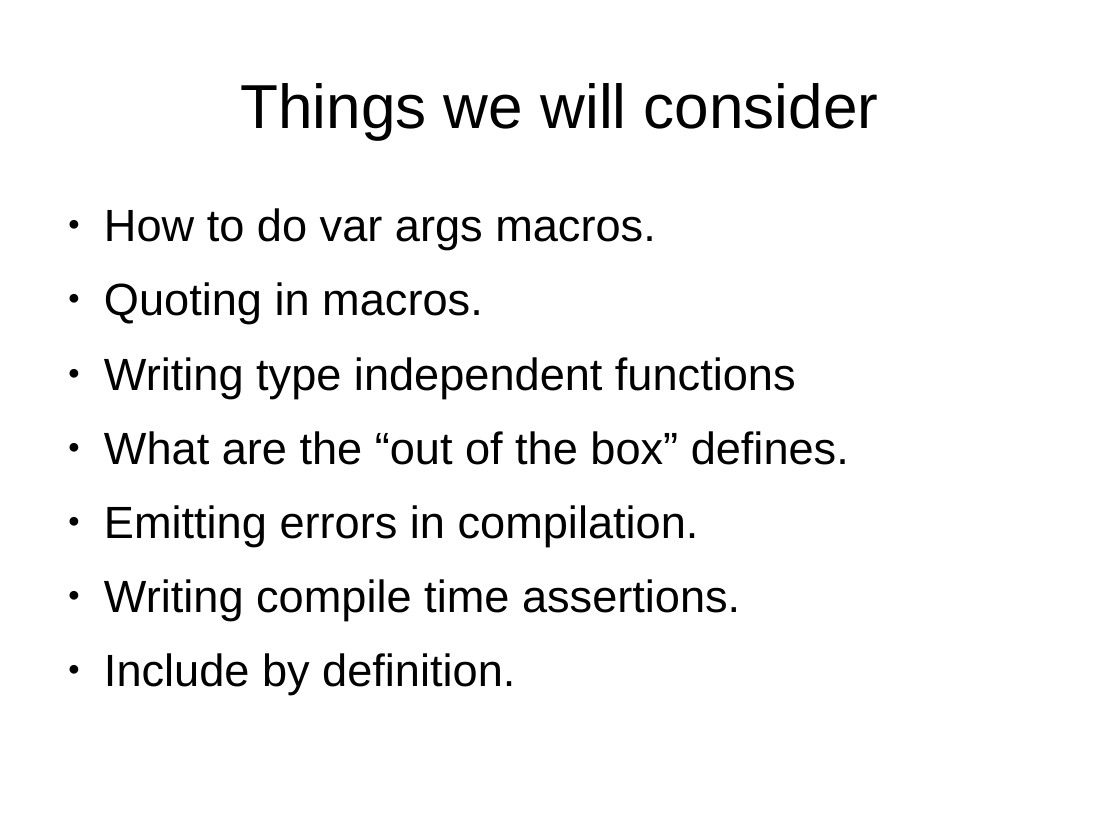
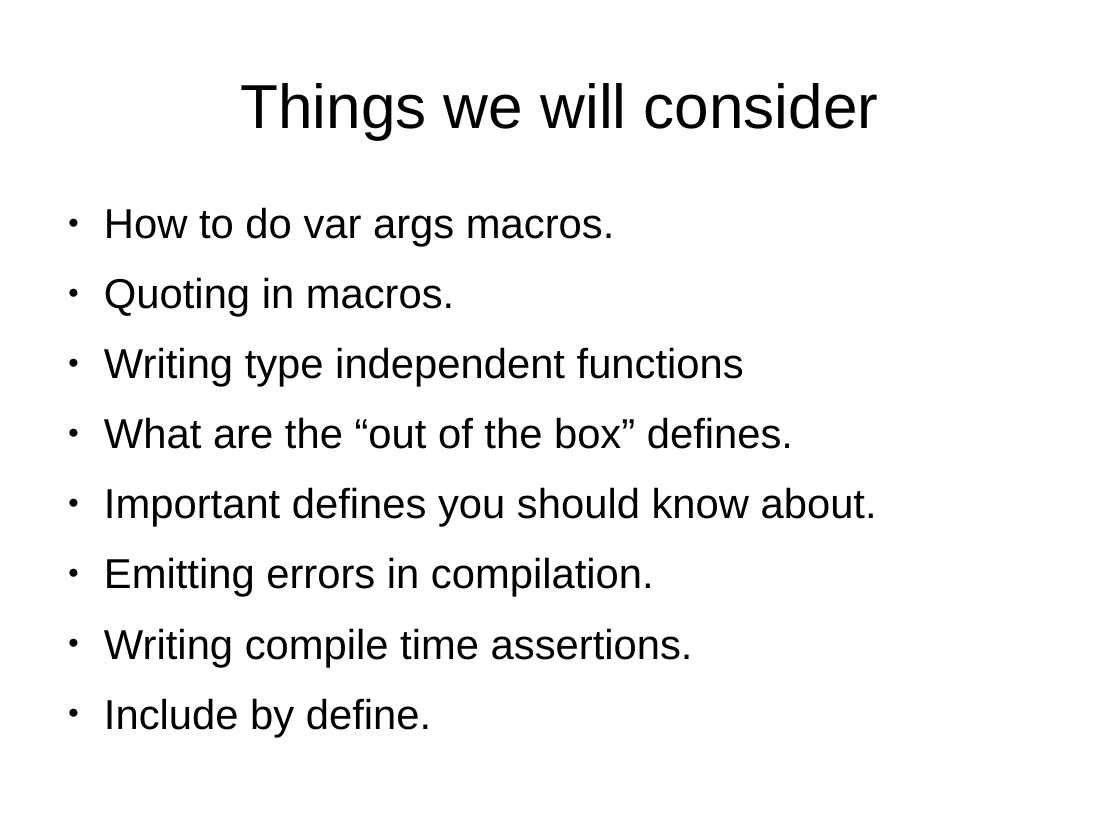
Before and after one commit to kalmuthu/slides, a slide deck: slide 2 of odp/c_pre_processor.odp. Drawn at 1120x840 pixels with LibreOffice and Linux fonts; fonts in the diff are those of the drawing. Boxes give left, top, right and bottom in pixels: in the first picture for what was removed or moved away, otherwise in the second. Text is boxed around its words. In the diff, an @@ line names an element or a change of style, - is before the commit and + after.

```diff
--- a/odp/c_pre_processor.odp
+++ b/odp/c_pre_processor.odp
@@ text at box(104, 207, 793, 667): size 32 to 29.6 pt in "How to do var args macros.", "Quoting in macros.", "Writing type independent functions", "What are the “out of the box” ..." and 2 more places @@
@@ text at box(104, 487, 877, 527): paragraph added @@
+● Important defines you should know about.
@@ text at box(104, 653, 515, 695): text changed; size 32 to 29.6 pt @@
-● Include by definition.
+● Include by define.
```
Also in this commit, not shown: 2 slides removed, 1 other file.
